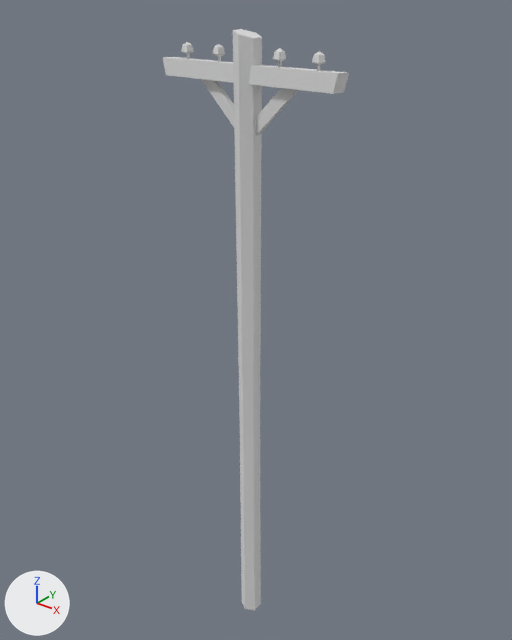
One commit to the glTF model models/ultimate-pack/low-poly-10/m/western-pole-electric.glb: the scene before it, then after it.
Both versions are drawn from a 50 mm lens placed at (5.14, -6.29, 8.87), pointed at (-0.12, 0.28, 4.79). The lights are fixed; the arrows at lower left show +X, +Y and +Z. The picture after the commit comes second. Where no turn or scale is listed for an object, it has been applied to the vertices.

Objects in the first picture: 'pole-electric'.
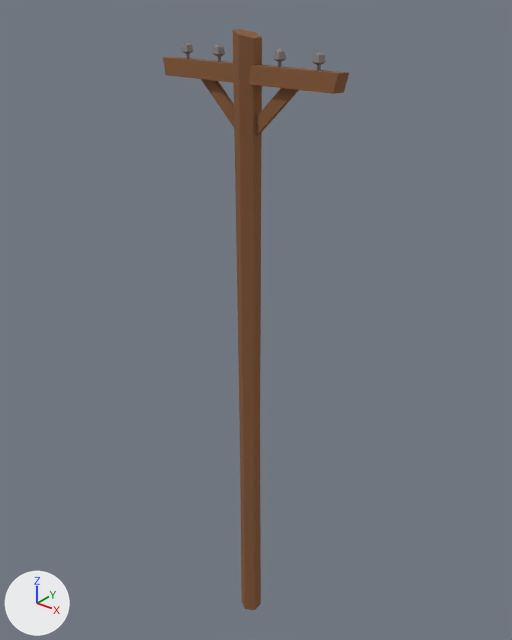
What changed in the scene script:
```text
Change mat_20_grey:
    mat_20_grey.base_color: (0.8, 0.8, 0.8) -> (0.242, 0.223, 0.223)  # white #e7e7e7 -> grey #878282
Change mat_11_brown_medium:
    mat_11_brown_medium.base_color: (0.8, 0.8, 0.8) -> (0.246, 0.105, 0.0409)  # white #e7e7e7 -> brown #885b39
```

Boxes [x1, y1, x2, y2] around the edits, measured in the pictures (512 x 640 px):
'pole-electric', recoloured (white to brown): [163, 29, 349, 610] in both
